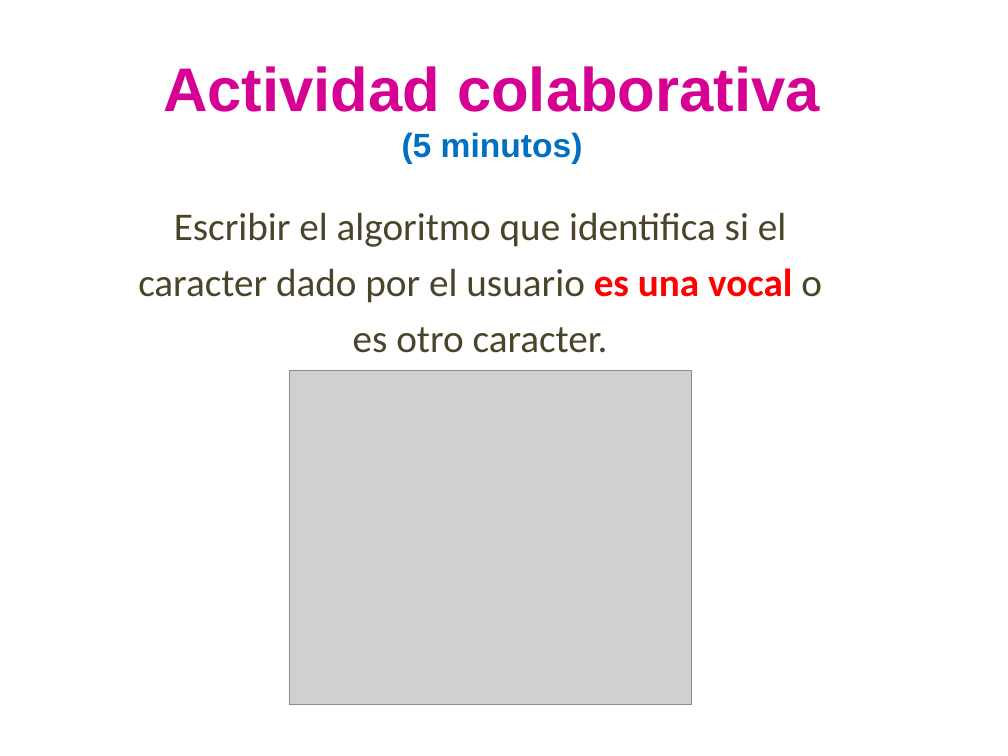
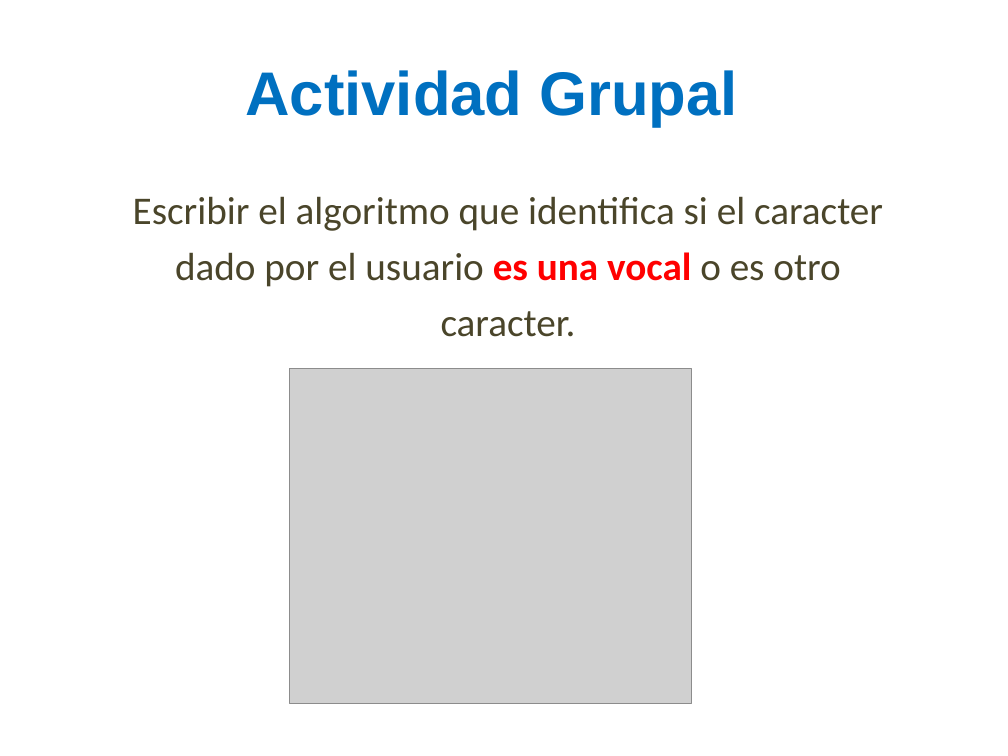
Before and after one commit to lizetheP/SolucionProblemas, a slide deck: slide 12 of CalendarioAgo20/Presentaciones/4_Switch.pptx. Drawn at 1008x756 pixels with LibreOffice and Linux fonts; fonts in the diff are those of the drawing; grey boxes stand for pictures. Boxes give left, top, right and bottom in pixels: in the first picture for what was removed or moved away, otherwise in the second. Text is boxed around its words. In the diff, an @@ line names an element or a change of style, - is before the commit and + after.

Commit message:
subir

```diff
--- a/CalendarioAgo20/Presentaciones/4_Switch.pptx
+++ b/CalendarioAgo20/Presentaciones/4_Switch.pptx
@@ text at <box>245,70,737,127</box>: text changed; text colour #D60093 to #0070C0 @@
-Actividad colaborativa
-(5 minutos)
+Actividad Grupal
@@ text "Escribir el algoritmo que identifica ..." rewrapped from <box>138,212,822,353</box> to <box>133,196,883,337</box> @@
```
